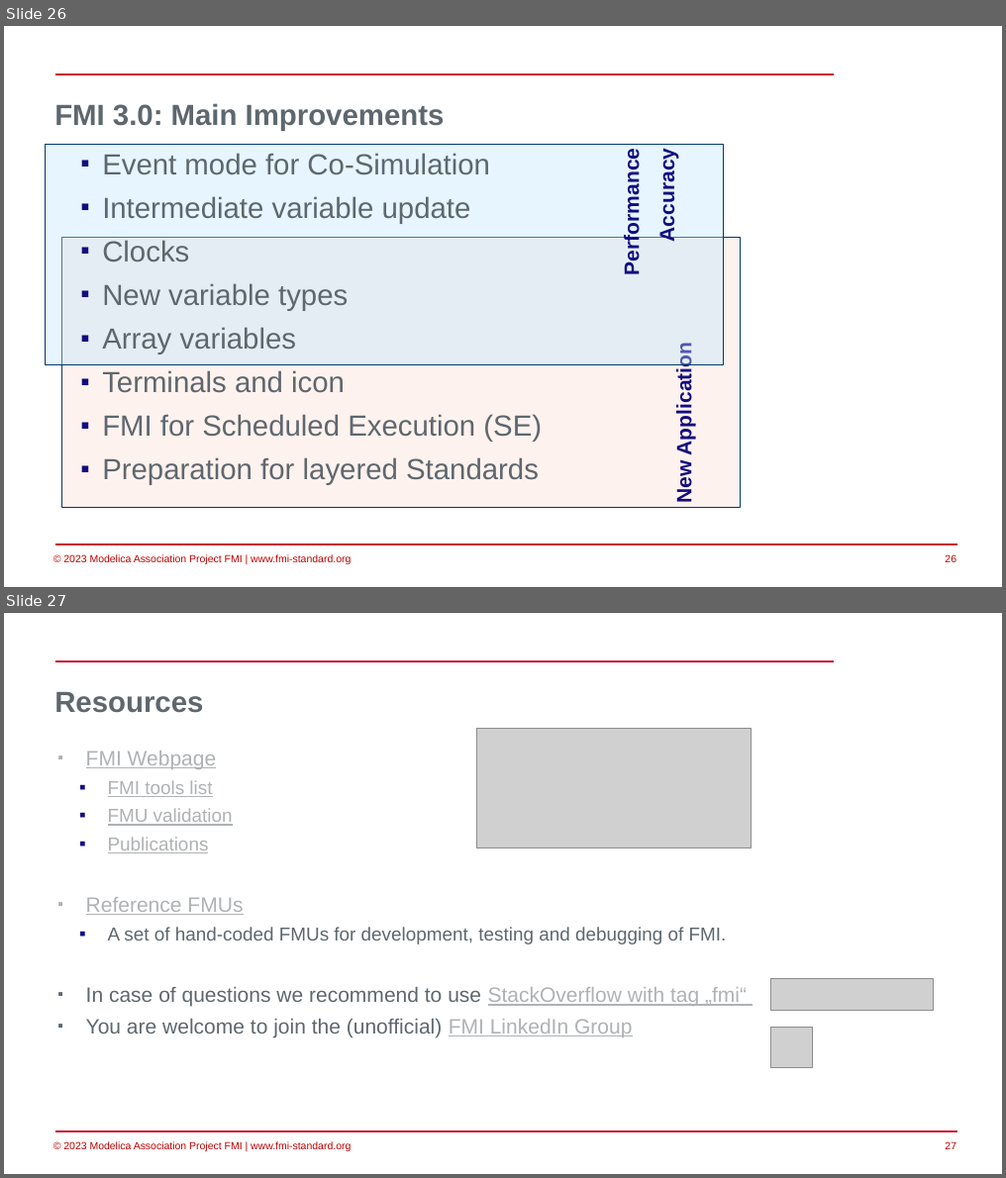
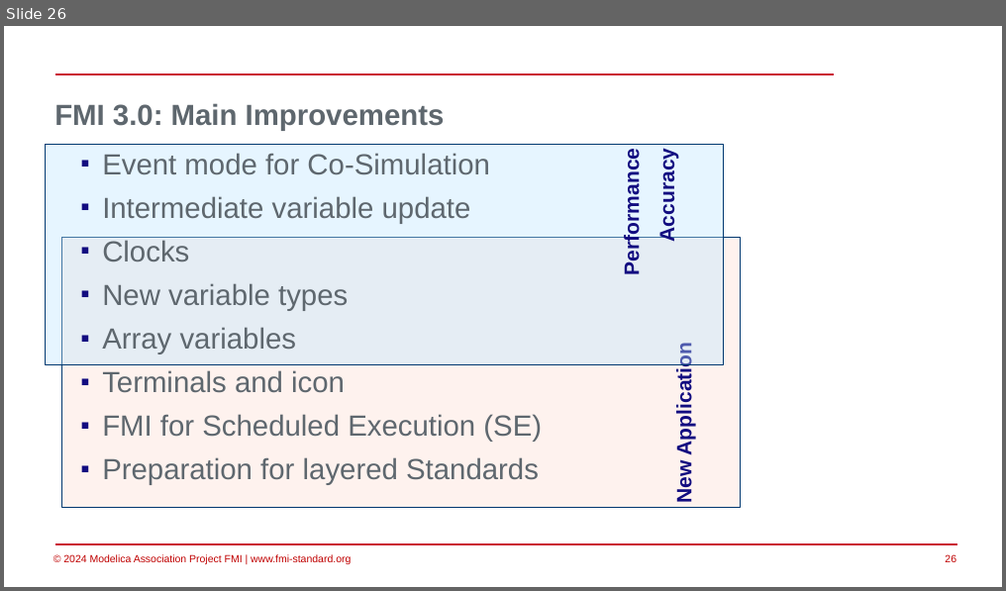
Before and after one commit to modelica/fmi-beginners-tutorial-2024, a slide deck: part1/Introduction-to-FMI.pptx. Shown one above the other, each under a label of ours: slides 26 and 27 before the commit, slide 26 after it. The pictures are 1006x1178 and 1006x591 pixels, drawn with LibreOffice and Linux fonts; fonts in the diff are those of the drawing; grey boxes stand for pictures; background and template pictures are left out. Boxes give left, top, right and bottom in pixels: in the first picture for what was removed or moved away, otherwise in the second. Text is boxed around its words. In the diff, an @@ line names an element or a change of style, - is before the commit and + after.

Commit message:
move resources to part 4, add slide on export and import in part 1

```diff
--- a/part1/Introduction-to-FMI.pptx
+++ b/part1/Introduction-to-FMI.pptx
@@ slide 27 removed at [4, 613, 1002, 1174], background #FFFFFF; not listed: 4 template elements that a slide beside it also shows @@
@@ title removed at [54, 692, 203, 713] @@
-Resources
@@ picture removed at [476, 728, 750, 848] @@
@@ text removed at [86, 751, 746, 1038] @@
-▪ FMI Webpage
-  ▪ FMI tools list
-  ▪ FMU validation
-  ▪ Publications
-▪ Reference FMUs
-  ▪ A set of hand-coded FMUs for development, testing and debugging of FMI.
-▪ In case of questions we recommend to use StackOverflow with tag „fmi“
-▪ You are welcome to join the (unofficial) FMI LinkedIn Group
@@ picture removed at [771, 979, 934, 1011] @@
@@ picture removed at [771, 1027, 813, 1068] @@
@@ slide 26 changed as well @@
@@ text at [63, 555, 350, 565]: text changed @@
-© 2023 Modelica Association Project FMI | www.fmi-standard.org
+© 2024 Modelica Association Project FMI | www.fmi-standard.org
```
Also in this commit, not shown: 28 other slides changed, 1 slide added.
